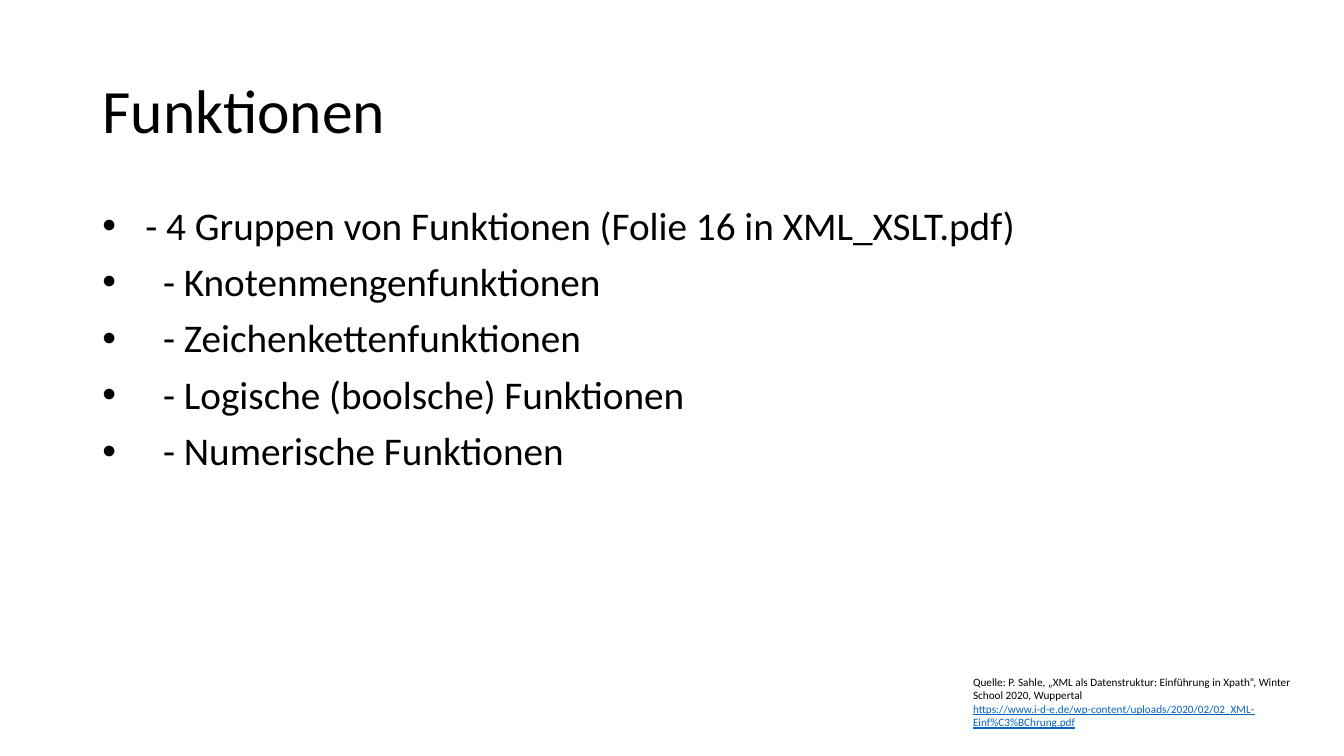
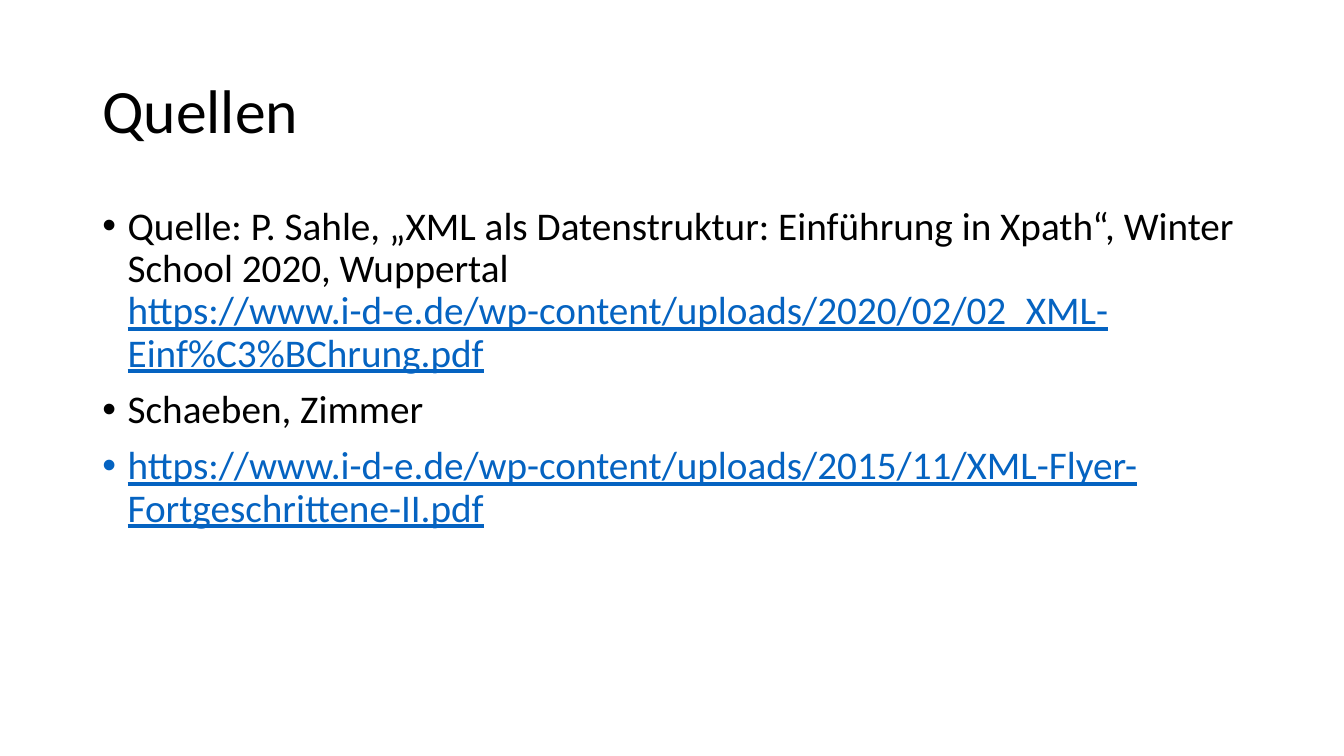
Before and after one commit to Lena-Luise/Lehre, a slide deck: slide 36 of SchulungenKGParl/Folien/XPath.pptx (slide 18 before the commit). Drawn at 1344x756 pixels with LibreOffice and Linux fonts; fonts in the diff are those of the drawing. Boxes give left, top, right and bottom in pixels: in the first picture for what was removed or moved away, otherwise in the second. Text is boxed around its words. In the diff, an @@ line names an element or a change of style, - is before the commit and + after.

```diff
--- a/SchulungenKGParl/Folien/XPath.pptx
+++ b/SchulungenKGParl/Folien/XPath.pptx
@@ title at (x1=102, y1=90, x2=297, y2=141): text changed @@
-Funktionen
+Quellen
@@ text at (x1=128, y1=212, x2=1234, y2=529): text changed; text colour #000000 to #0563C1 @@
-• - 4 Gruppen von Funktionen (Folie 16 in XML_XSLT.pdf)
-• - Knotenmengenfunktionen
-• - Zeichenkettenfunktionen
-• - Logische (boolsche) Funktionen
-• - Numerische Funktionen
+• Quelle: P. Sahle, „XML als Datenstruktur: Einführung in Xpath“, Winter School 2020, Wuppertal https://www.i-d-e.de/wp-content/uploads/2020/02/02_XML-Einf%C3%BChrung.pdf
+• Schaeben, Zimmer
+• https://www.i-d-e.de/wp-content/uploads/2015/11/XML-Flyer-Fortgeschrittene-II.pdf
@@ text removed at (x1=973, y1=678, x2=1290, y2=729) @@
-Quelle: P. Sahle, „XML als Datenstruktur: Einführung in Xpath“, Winter School 2020, Wuppertal https://www.i-d-e.de/wp-content/uploads/2020/02/02_XML-Einf%C3%BChrung.pdf
```
Also in this commit, not shown: 14 other slides changed, 10 slides added, 1 slide removed, 1 other file.
